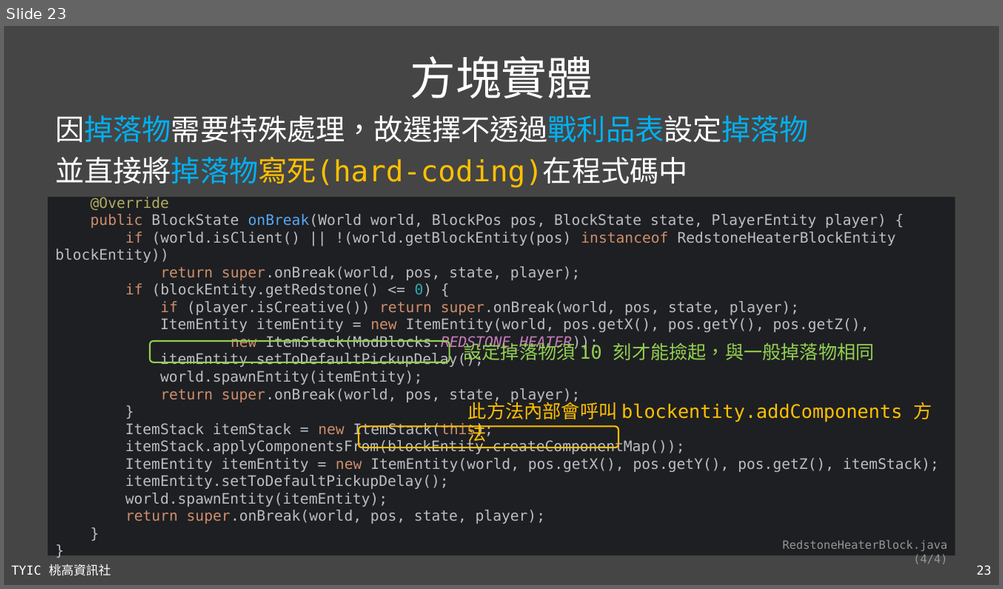
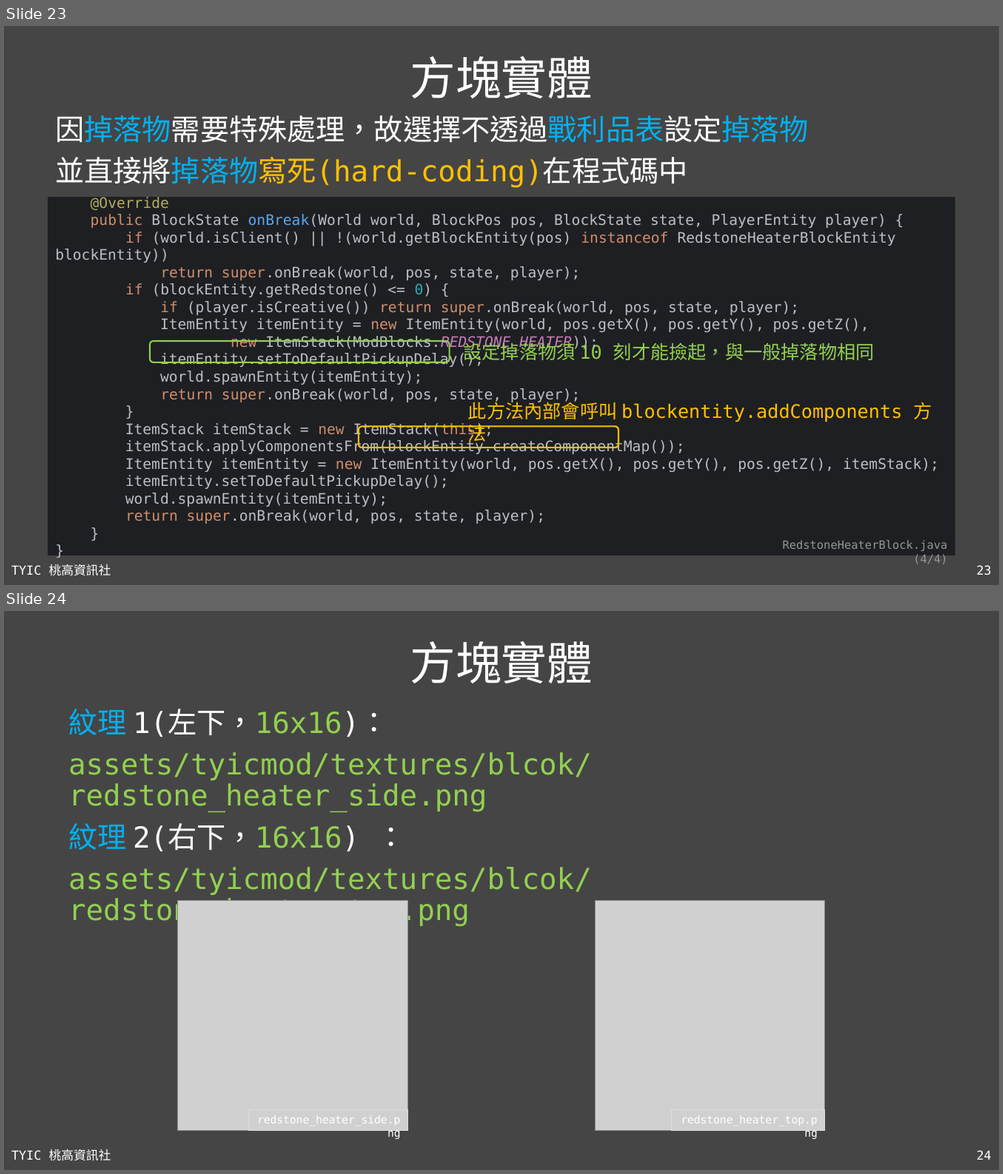
Before and after one commit to TYSHIC/slides, a slide deck: ppt/54_Java 專案：NBT.pptx. Shown one above the other, each under a label of ours: slide 23 before the commit, slides 23 and 24 after it. The pictures are 1003x589 and 1003x1174 pixels, drawn with LibreOffice and Linux fonts; fonts in the diff are those of the drawing; grey boxes stand for pictures. Boxes give left, top, right and bottom in pixels: in the first picture for what was removed or moved away, otherwise in the second. Text is boxed around its words. In the diff, an @@ line names an element or a change of style, - is before the commit and + after.

```diff
--- a/ppt/54_Java 專案：NBT.pptx
+++ b/ppt/54_Java 專案：NBT.pptx
@@ slide 24 added at [4,611,999,1170], background #454545; not listed: 2 template elements that a slide beside it also shows @@
@@ title added at [410,641,592,684], 44 pt, text #FFFFFF @@
+方塊實體
@@ text added at [68,709,592,927], 28 pt, text #92D050 @@
+紋理 1(左下，16x16)：
+assets/tyicmod/textures/blcok/redstone_heater_side.png
+紋理 2(右下，16x16) ：
+assets/tyicmod/textures/blcok/redstone_heater_top.png
@@ picture added at [178,901,407,1131] @@
@@ picture added at [595,901,825,1131] @@
@@ rectangle added at [248,1111,407,1131], outline #DDDDDD 0.75 pt, 10.5 pt, text #FFFFFF @@
+redstone_heater_side.png
@@ rectangle added at [671,1111,825,1131], outline #DDDDDD 0.75 pt, 10.5 pt, text #FFFFFF @@
+redstone_heater_top.png
```
Also in this commit, not shown: 3 slides changed, 2 other slides added, 1 slide removed, 10 other files.
